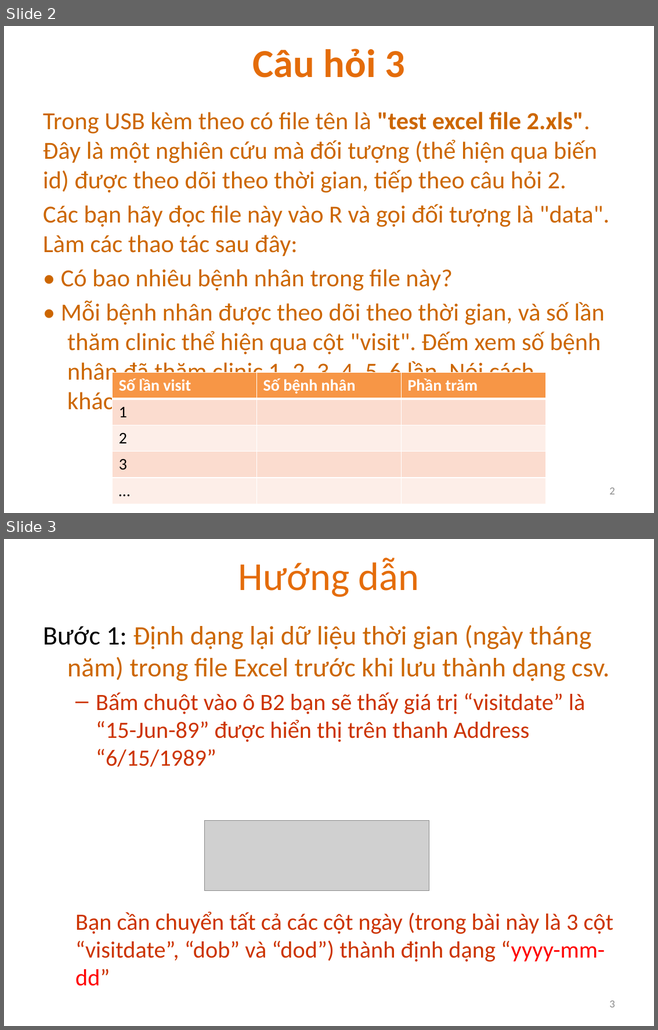
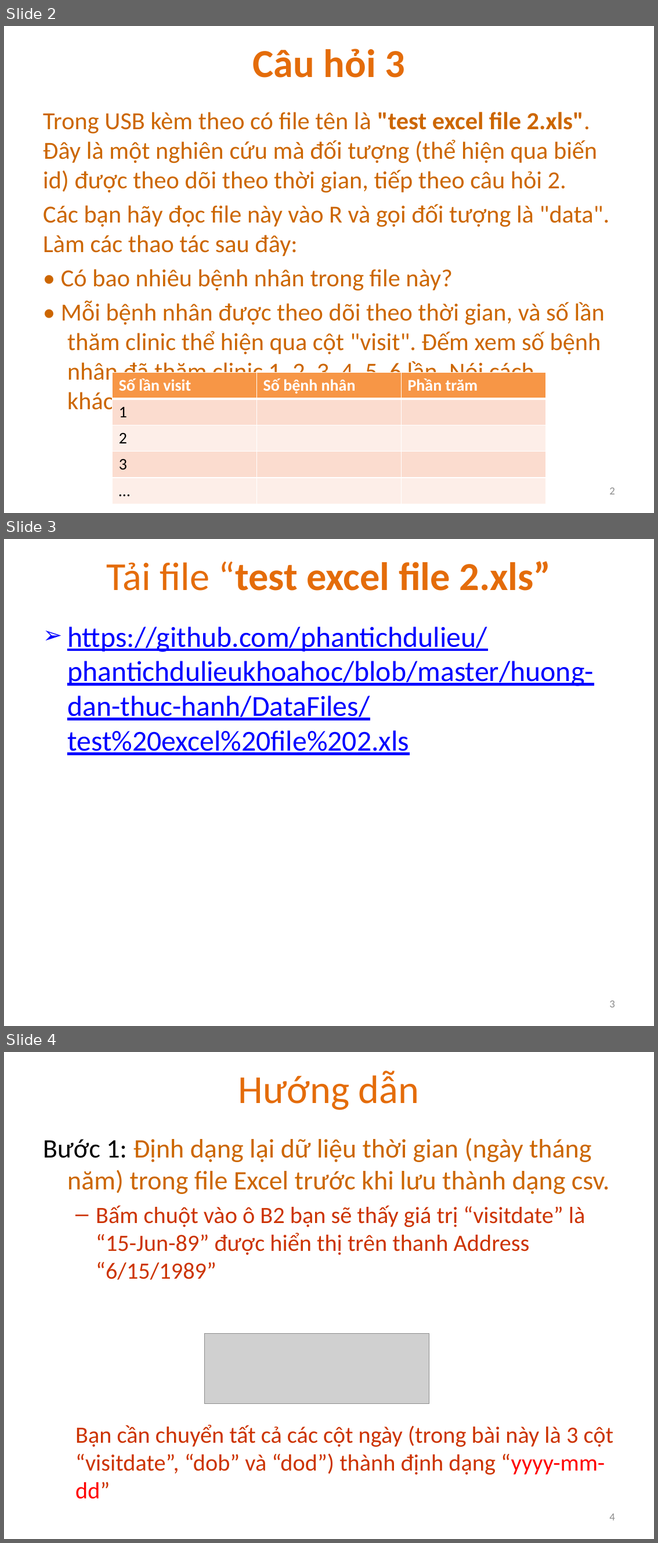
Before and after one commit to phantichdulieu/phantichdulieukhoahoc, a slide deck: huong-dan-thuc-hanh/Ngay01_HuongDanThucHanh_CauHoi3.pptx. Shown one above the other, each under a label of ours: slides 2 and 3 before the commit, slides 2, 3 and 4 after it. The pictures are 658x1030 and 658x1543 pixels, drawn with LibreOffice and Linux fonts; fonts in the diff are those of the drawing; grey boxes stand for pictures. Boxes give left, top, right and bottom in pixels: in the first picture for what was removed or moved away, otherwise in the second. Text is boxed around its words. In the diff, an @@ line names an element or a change of style, - is before the commit and + after.

```diff
--- a/huong-dan-thuc-hanh/Ngay01_HuongDanThucHanh_CauHoi3.pptx
+++ b/huong-dan-thuc-hanh/Ngay01_HuongDanThucHanh_CauHoi3.pptx
@@ slide 3 added at box(4, 539, 654, 1026), background #FFFFFF @@
@@ title added at box(106, 561, 551, 591), 44 pt, text #E46C0A, bold @@
+Tải file “test excel file 2.xls”
@@ text added at box(67, 627, 593, 755), 32 pt, text #0000FF, underline @@
+➢ https://github.com/phantichdulieu/phantichdulieukhoahoc/blob/master/huong-dan-thuc-hanh/DataFiles/test%20excel%20file%202.xls
@@ page number added at box(609, 1001, 614, 1008), 12 pt, text #8C8C8C @@
+3
@@ what was slide 3 is now slide 4 @@
@@ page number at box(609, 1514, 614, 1521): text changed @@
-3
+4
```
Also in this commit, not shown: 5 other files.
